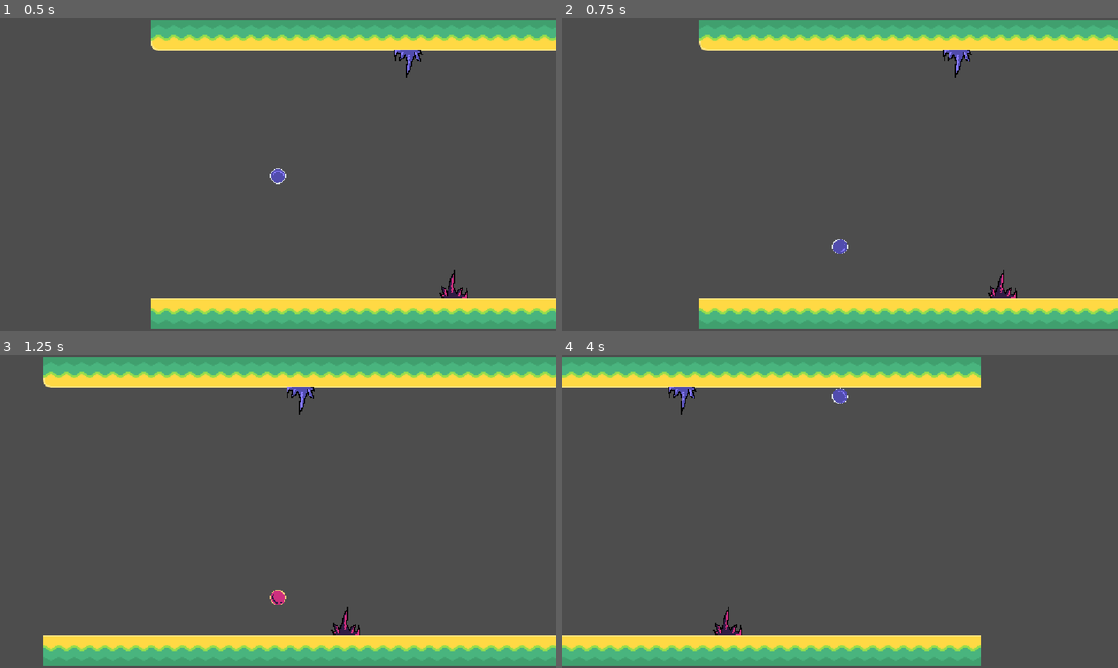
Above: before the commit, frames 1-4 (two rows, left to right).
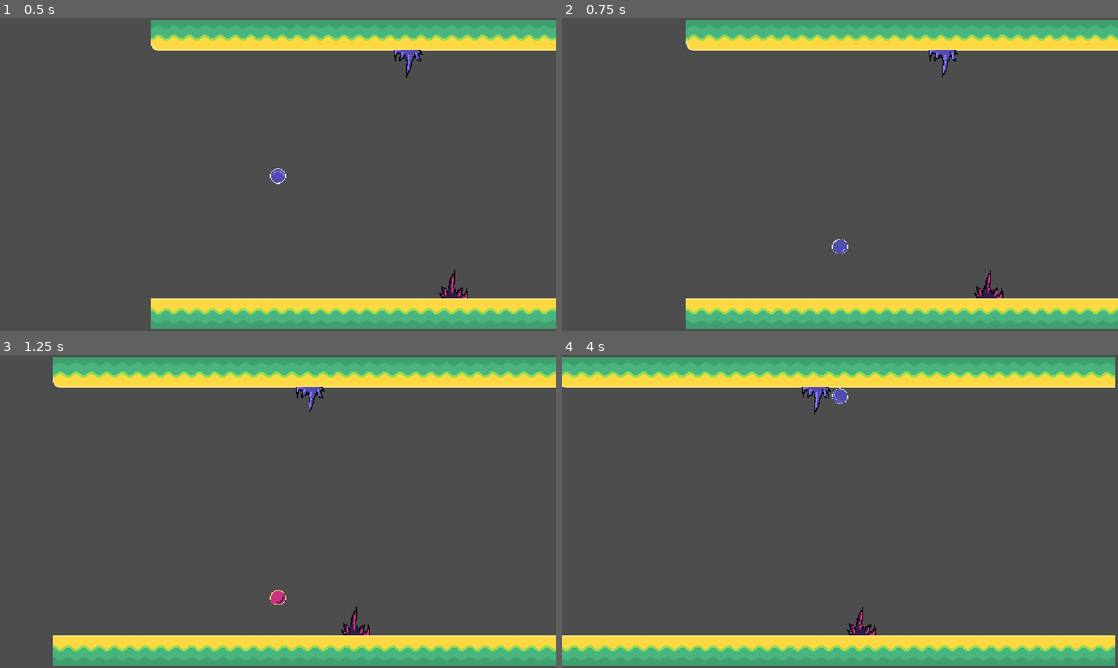
Above: after the commit, the same moments.

Repository: Unknown-device/Haven-game
Game: Godot game, scene res://main.tscn
Two runs of this game, one before a commit and one after it. Both use one fixed random seed, a clock stepped at 60 frames per second and the inputs below.
Inputs:
- Up to frame 1 (0.5 s): no input
- Up to frame 2 (0.75 s): hold Right (ui_right) from 0.53 s (still down)
- Up to frame 3 (1.25 s): keep holding Right (ui_right)
- Up to frame 4 (4 s): release Right (ui_right) at 1.28 s; hold Left (ui_left) 1.28-2.03 s; hold Right (ui_right) 2.03-3.53 s; hold Left (ui_left) from 3.53 s (still down)

Frame 1 is identical in both runs. In frame 2, 2.2% of the frame differs, in the area x 22-100%, y 0-100%; in frame 3, 3.6%; in frame 4, 7.6%, in the area x 0-100%, y 0-100%.

Commit message:
hi von Ozan

Diff:
--- a/fall.gd
+++ b/fall.gd
@@ -12,13 +12,11 @@
 func _process(delta: float) -> void:
 	pass
 
-@export var move_force := 1500.0
-@export var max_speed := 400.0
+@export var speed := 300.0
 
-func _physics_process(_delta: float) -> void:
-	var dir := Input.get_axis("ui_left", "ui_right")   # -1, 0 or 1
-	if dir * linear_velocity.x < max_speed:
-		apply_central_force(Vector2(dir * move_force, 0))
+func _integrate_forces(state: PhysicsDirectBodyState2D) -> void:
+	var dir := Input.get_axis("ui_left", "ui_right")
+	state.linear_velocity.x = dir * speed
 
 func _on_body_entered(body: Node) -> void:
 	print(body.get_path())
